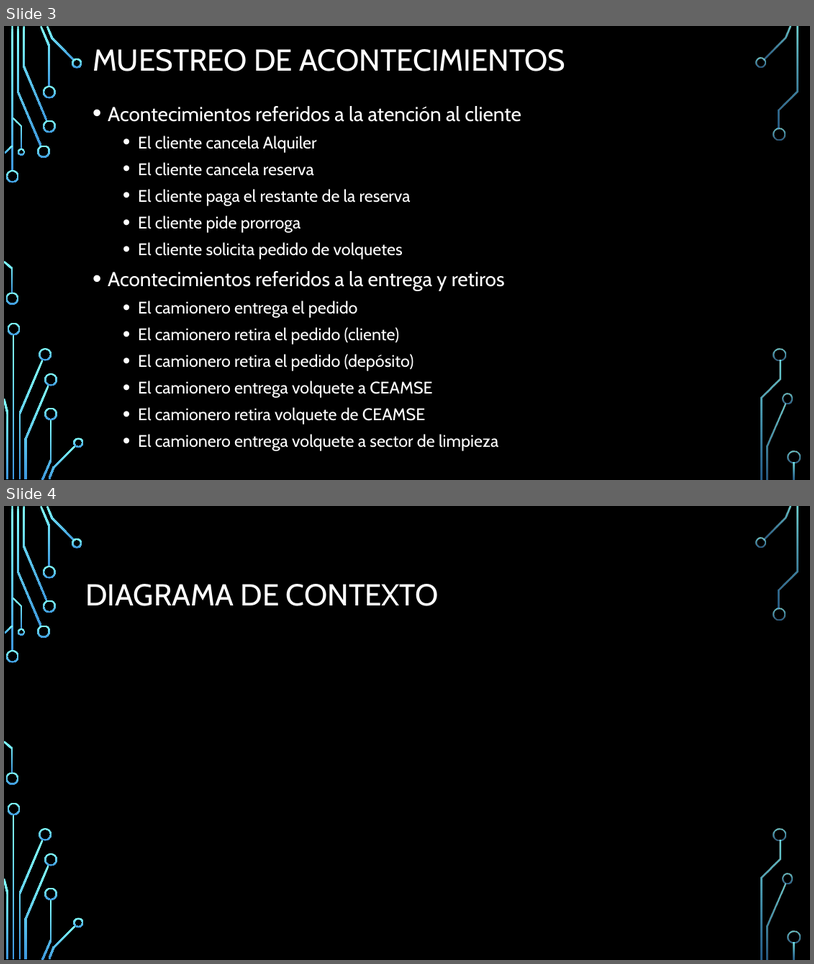
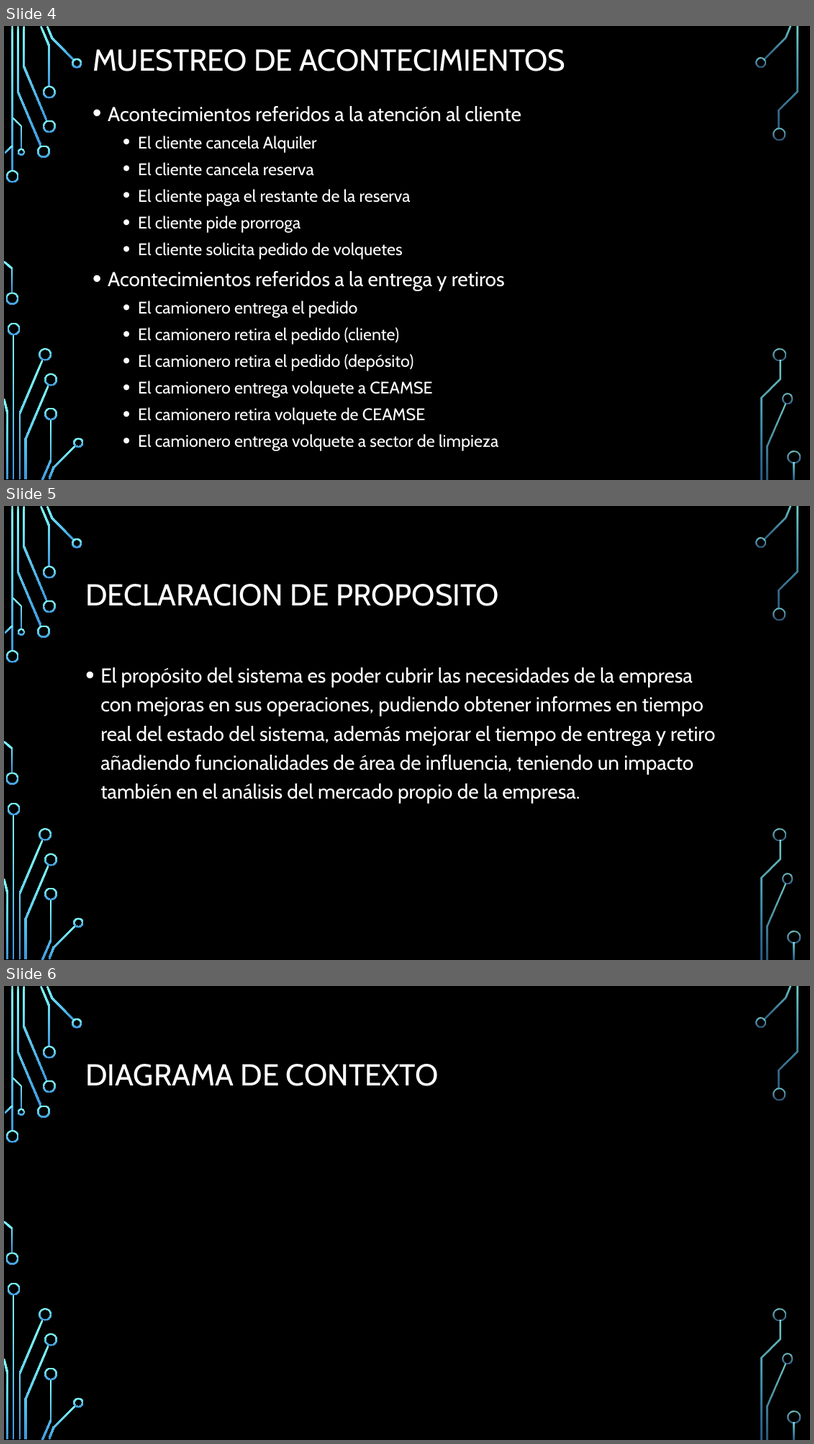
Before and after one commit to NicoStellisano/proyectoVolquetes, a slide deck: PPT.pptx. Shown one above the other, each under a label of ours: slides 3 and 4 before the commit, slides 4, 5 and 6 after it. The pictures are 814x964 and 814x1444 pixels, drawn with LibreOffice and Linux fonts; fonts in the diff are those of the drawing; background and template pictures are left out. Boxes give left, top, right and bottom in pixels: in the first picture for what was removed or moved away, otherwise in the second. Text is boxed around its words. In the diff, an @@ line names an element or a change of style, - is before the commit and + after.

Commit message:
dd

```diff
--- a/PPT.pptx
+++ b/PPT.pptx
@@ slide 5 added at [4, 506, 810, 960], background picture (left out); not listed: 36 template elements that a slide beside it also shows @@
@@ title added at [85, 584, 499, 606], 36 pt, text #FFFFFF @@
+DECLARACION DE PROPOSITO
@@ text added at [100, 667, 715, 803], 24 pt, text #FFFFFF @@
+• El propósito del sistema es poder cubrir las necesidades de la empresa con mejoras en sus operaciones, pudiendo obtener informes en tiempo real del estado del sistema, además mejorar el tiempo de entrega y retiro añadiendo funcionalidades de área de influencia, teniendo un impacto también en el análisis del mercado propio de la empresa.
@@ what was slide 3 is now slide 4 @@
@@ what was slide 4 is now slide 6 @@
```
Also in this commit, not shown: 1 other slide added.
